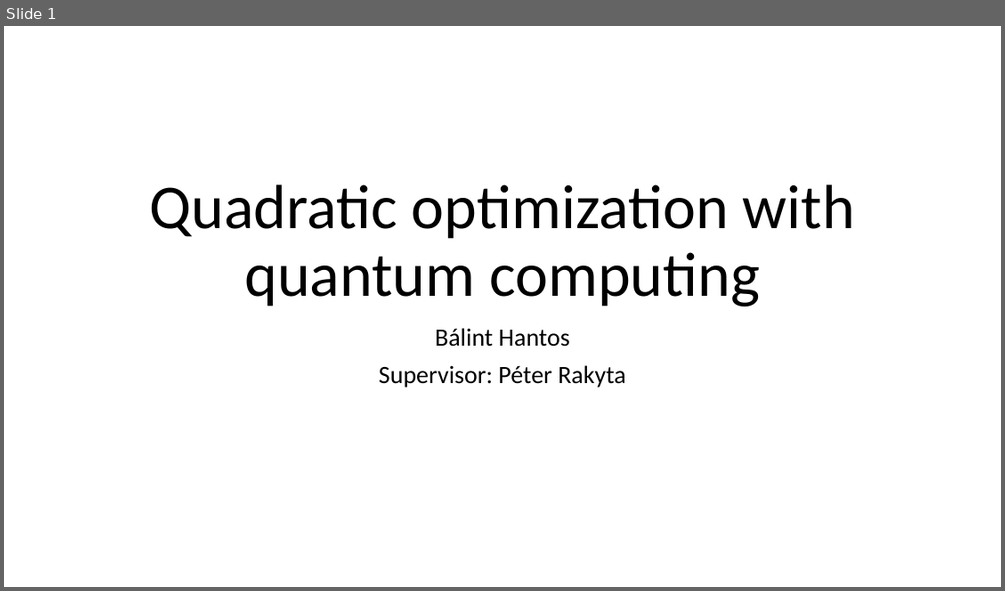
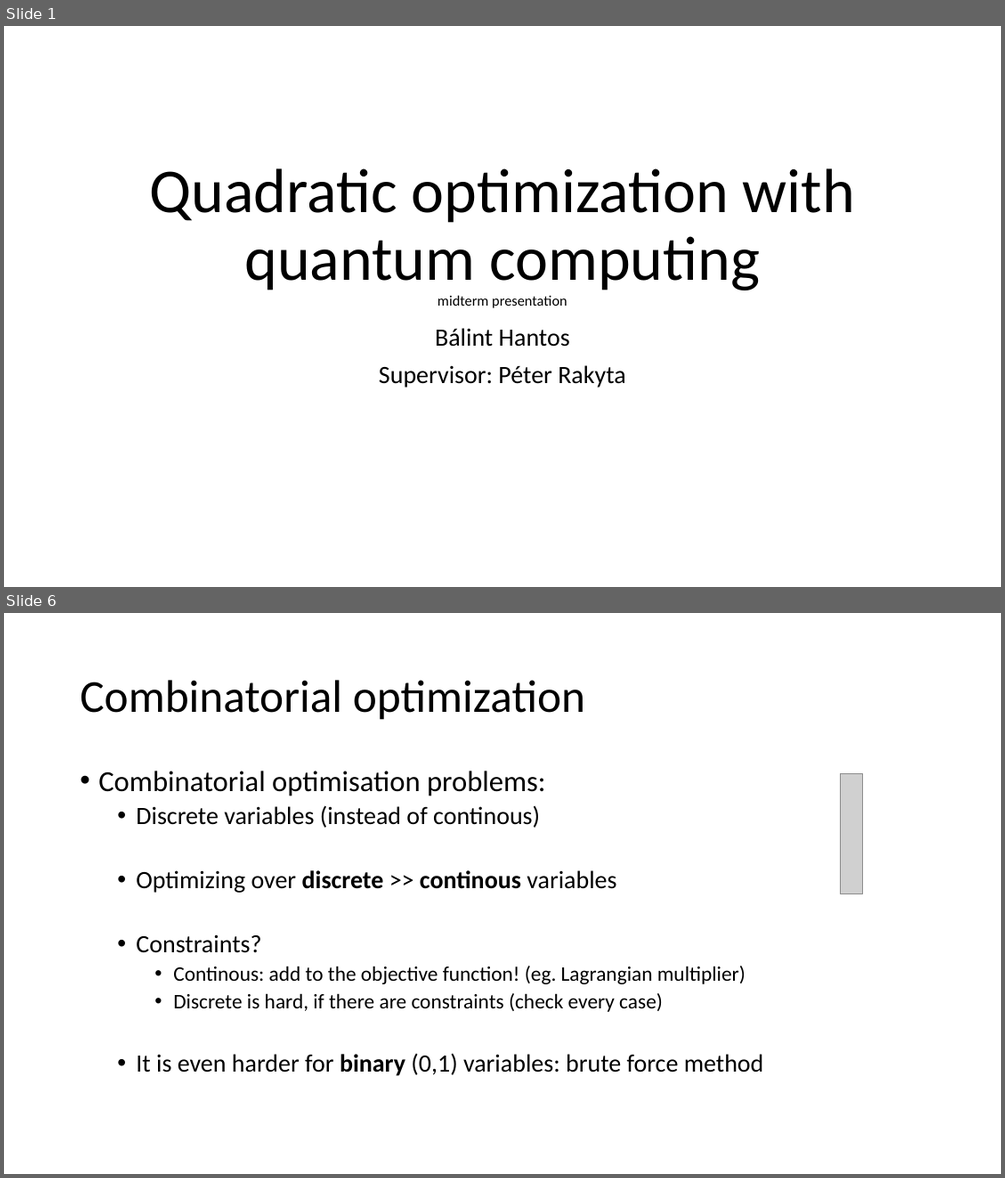
Before and after one commit to Balint831/SciMod, a slide deck: 3 Quadratic optimization with quantum computing .pptx. Shown one above the other, each under a label of ours: slide 1 before the commit, slides 1 and 6 after it; the slides between them are not shown. The pictures are 1005x591 and 1005x1178 pixels, drawn with LibreOffice and Linux fonts; fonts in the diff are those of the drawing; grey boxes stand for pictures. Boxes give left, top, right and bottom in pixels: in the first picture for what was removed or moved away, otherwise in the second. Text is boxed around its words. In the diff, an @@ line names an element or a change of style, - is before the commit and + after.

```diff
--- a/3 Quadratic optimization with quantum computing .pptx
+++ b/3 Quadratic optimization with quantum computing .pptx
@@ slide 6 added at [4,613,1001,1174], background #FFFFFF @@
@@ title added at [80,680,585,720], 44 pt, text #000000 @@
+Combinatorial optimization
@@ text added at [98,771,764,1076], 24 pt, text #000000 @@
+• Combinatorial optimisation problems:
+  • Discrete variables (instead of continous)
+  • Optimizing over discrete >> continous variables
+  • Constraints?
+    • Continous: add to the objective function! (eg. Lagrangian multiplier)
+    • Discrete is hard, if there are constraints (check every case)
+  • It is even harder for binary (0,1) variables: brute force method
@@ picture added at [840,774,863,893] @@
@@ slide 1 changed as well @@
@@ title at [149,168,855,308]: text changed @@
-Quadratic optimization with quantum computing
+Quadratic optimization with quantum computing
+midterm presentation
```
Also in this commit, not shown: 5 other slides changed, 10 other slides added, 1 slide removed, 4 other files.
